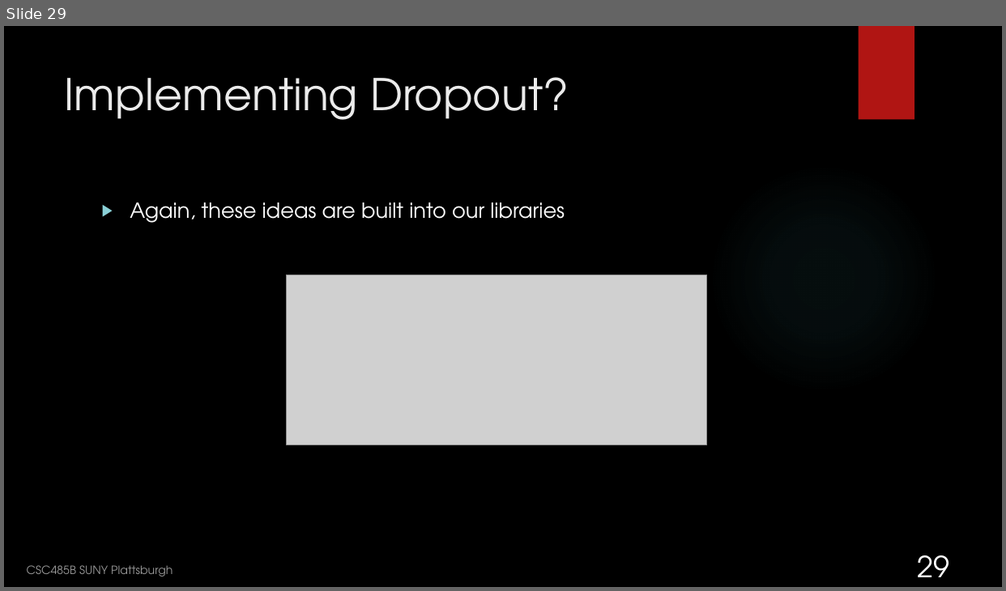
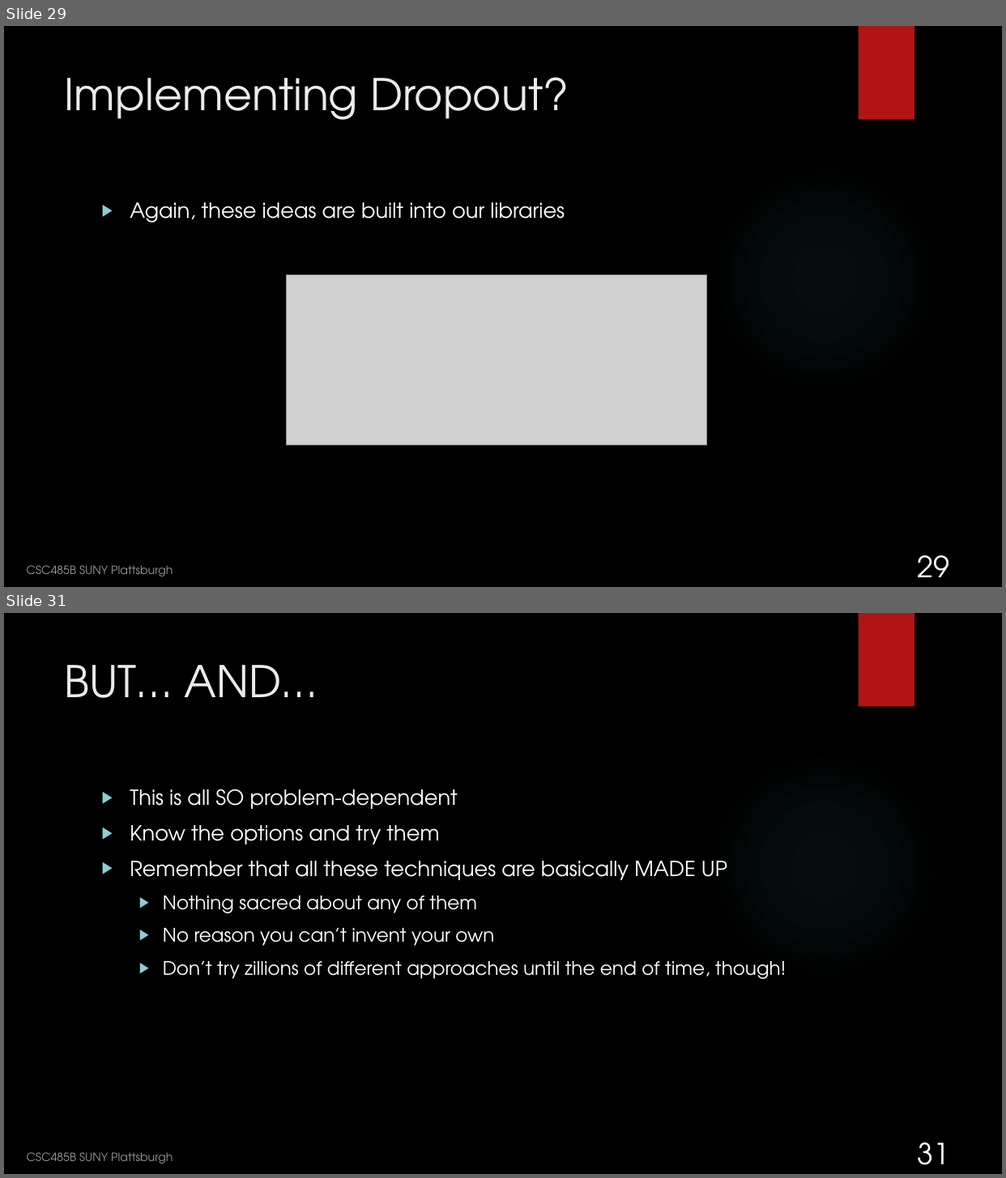
Before and after one commit to nedlecky/CSC485B, a slide deck: Class 22 Deep Learning- What's It All About.pptx. Shown one above the other, each under a label of ours: slide 29 before the commit, slides 29 and 31 after it; the slides between them are not shown. The pictures are 1006x591 and 1006x1178 pixels, drawn with LibreOffice and Linux fonts; fonts in the diff are those of the drawing; grey boxes stand for pictures; background and template pictures are left out. Boxes give left, top, right and bottom in pixels: in the first picture for what was removed or moved away, otherwise in the second. Text is boxed around its words. In the diff, an @@ line names an element or a change of style, - is before the commit and + after.

```diff
--- a/Class 22 Deep Learning- What's It All About.pptx
+++ b/Class 22 Deep Learning- What's It All About.pptx
@@ slide 31 added at [4, 613, 1002, 1174], background picture (left out); not listed: 2 template elements that a slide beside it also shows @@
@@ title added at [65, 665, 317, 698], 42 pt, text #EBEBEB @@
+BUT… AND…
@@ text added at [130, 789, 786, 979], 18 pt, text #FFFFFF @@
+▶ This is all SO problem-dependent
+▶ Know the options and try them
+▶ Remember that all these techniques are basically MADE UP
+  ▶ Nothing sacred about any of them
+  ▶ No reason you can’t invent your own
+  ▶ Don’t try zillions of different approaches until the end of time, though!
@@ page number added at [918, 1143, 950, 1165], 28 pt, text #FFFFFF @@
+31
@@ text added at [27, 1152, 172, 1164], 11 pt, text #FFFFFF at 60% opacity @@
+CSC485B SUNY Plattsburgh
```
Also in this commit, not shown: 3 slides changed, 2 other slides added, 6 other files.
